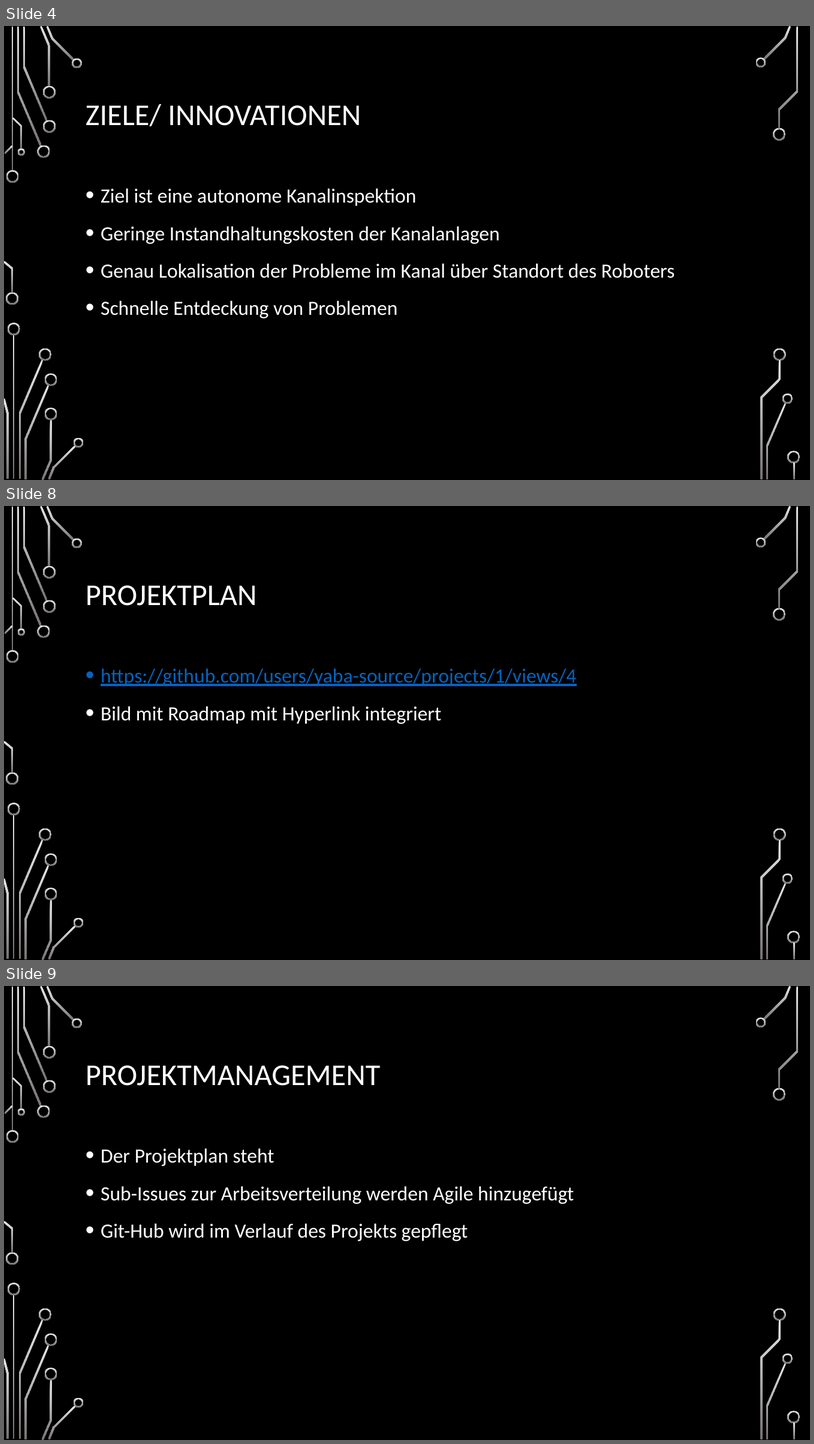
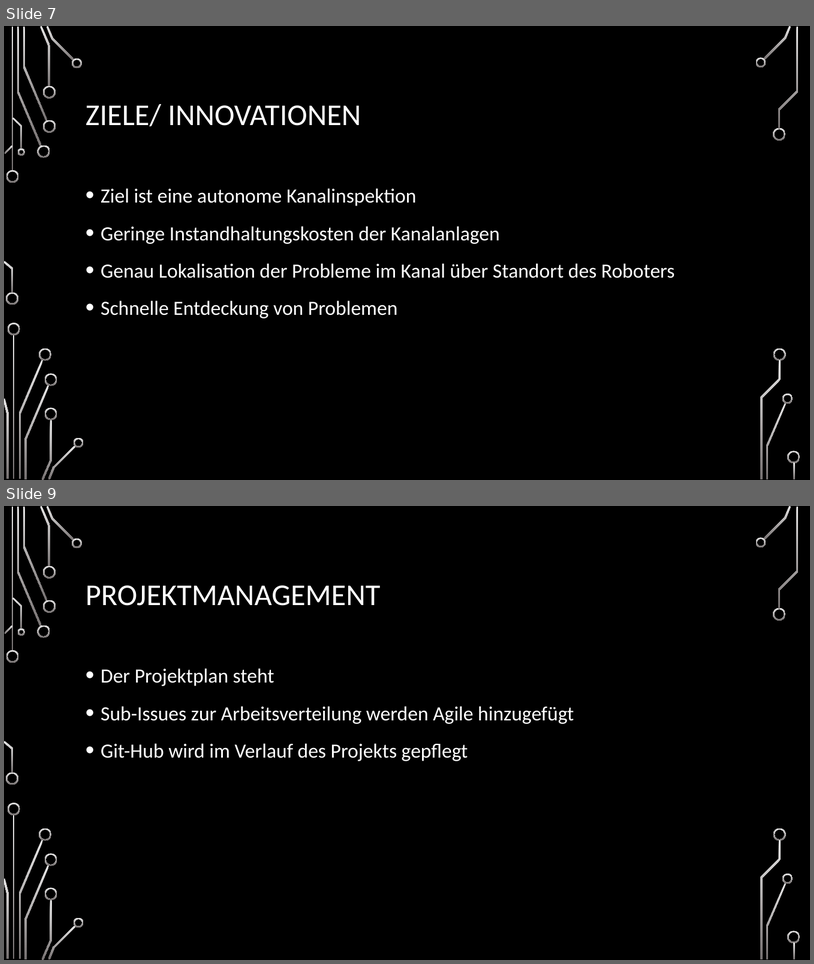
Before and after one commit to yaba-source/canalchecker, a slide deck: The Canalchecker.pptx. Shown one above the other, each under a label of ours: slides 4, 8 and 9 before the commit, slides 7 and 9 after it; the slides between them are not shown. The pictures are 814x1444 and 814x964 pixels, drawn with LibreOffice and Linux fonts; fonts in the diff are those of the drawing; background and template pictures are left out. Boxes give left, top, right and bottom in pixels: in the first picture for what was removed or moved away, otherwise in the second. Text is boxed around its words. In the diff, an @@ line names an element or a change of style, - is before the commit and + after.

```diff
--- a/The Canalchecker.pptx
+++ b/The Canalchecker.pptx
@@ slide 8 removed at [4,506,810,960], background picture (left out); not listed: 36 template elements that a slide beside it also shows @@
@@ title removed at [86,585,257,606] @@
-PROJEKTPLAN
@@ text removed at [101,668,576,724] @@
-• https://github.com/users/yaba-source/projects/1/views/4
-• Bild mit Roadmap mit Hyperlink integriert
@@ what was slide 4 is now slide 7 @@
```
Also in this commit, not shown: 3 slides changed, 1 slide added.
